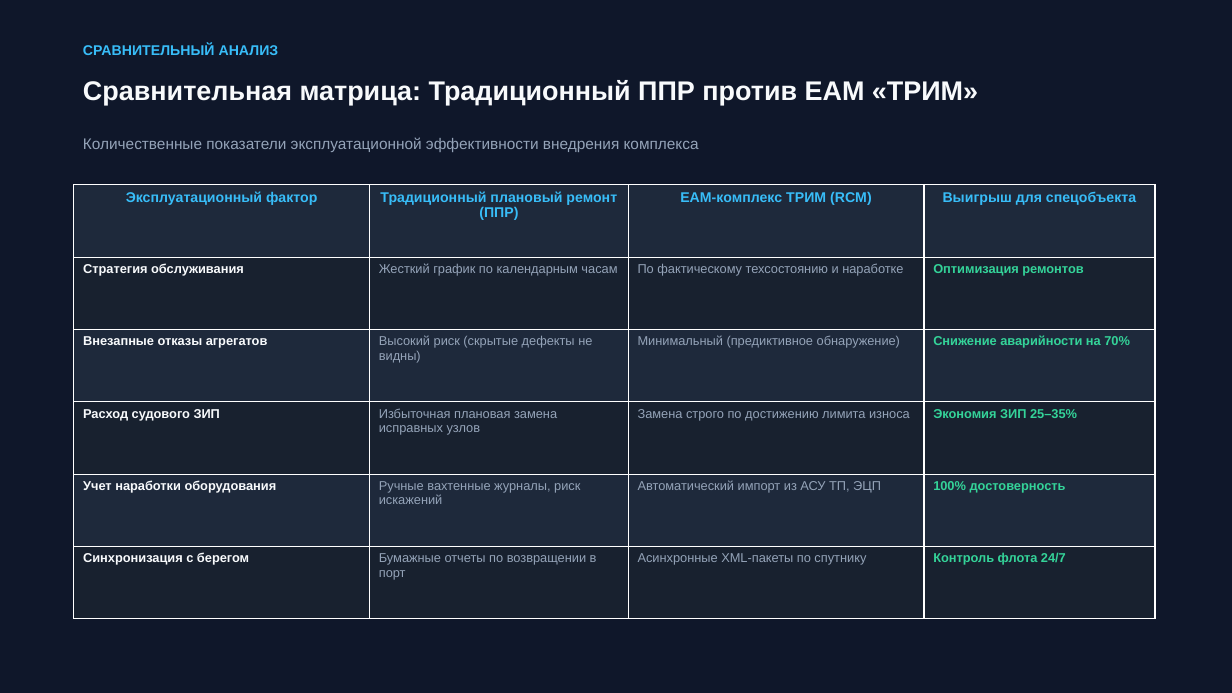
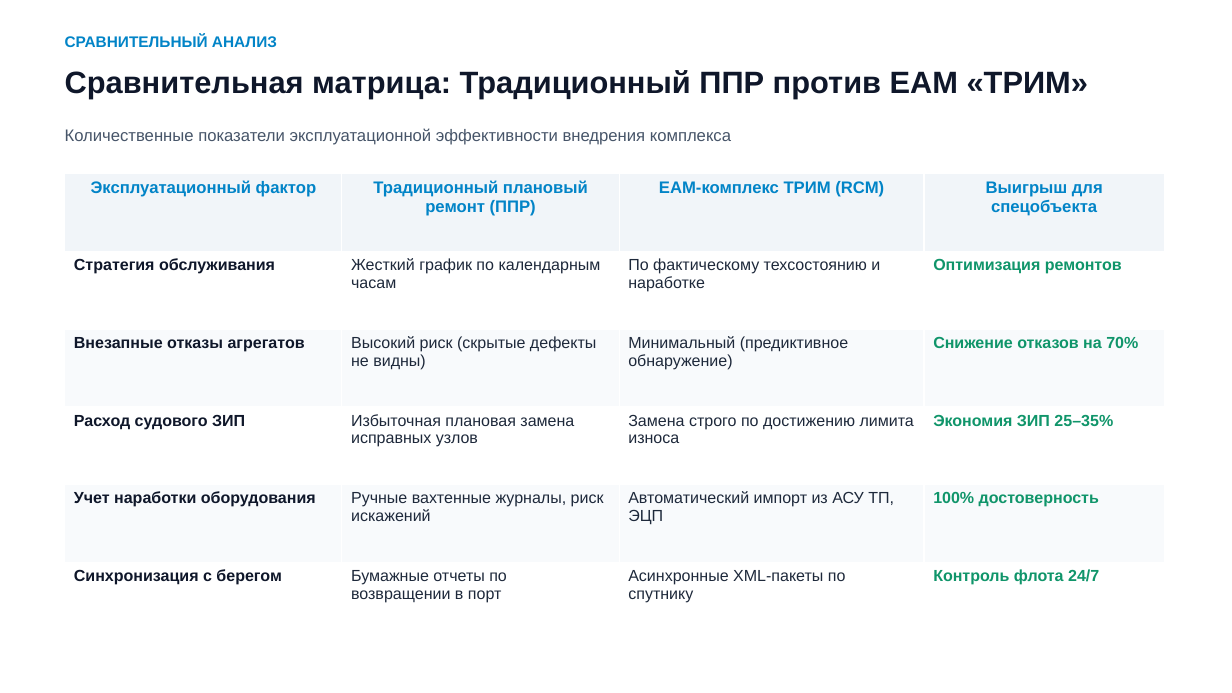
Before and after one commit to kargtx/stage5, a slide deck: slide 11 of ЭАССН/Доклад_EAM_ТРИМ_в_АССН/EAM_ТРИМ_в_АССН_Презентация.pptx. Drawn at 1232x693 pixels with LibreOffice and Linux fonts; fonts in the diff are those of the drawing. Boxes give left, top, right and bottom in pixels: in the first picture for what was removed or moved away, otherwise in the second. Text is boxed around its words. In the diff, an @@ line names an element or a change of style, - is before the commit and + after.

Commit message:
style(ЭАССН): увеличение шрифтов презентации ТРИМ под проектор, светлая тема и краткий доклад

```diff
--- a/ЭАССН/Доклад_EAM_ТРИМ_в_АССН/EAM_ТРИМ_в_АССН_Презентация.pptx
+++ b/ЭАССН/Доклад_EAM_ТРИМ_в_АССН/EAM_ТРИМ_в_АССН_Презентация.pptx
@@ background #0F172A to #FFFFFF @@
@@ text "СРАВНИТЕЛЬНЫЙ АНАЛИЗ": place and size @@
-text "СРАВНИТЕЛЬНЫЙ АНАЛИЗ" at (83, 44, 279, 55)
+text "СРАВНИТЕЛЬНЫЙ АНАЛИЗ" at (65, 35, 277, 47)
@@ text "СРАВНИТЕЛЬНЫЙ АНАЛИЗ" at (65, 35, 277, 47): size 11 to 12 pt, text colour #38BDF8 to #0284C7 @@
@@ text "Сравнительная матрица: Традиционный ППР против ...": place and size @@
-text "Сравнительная матрица: Традиционный ППР против ..." at (83, 80, 978, 105)
+text "Сравнительная матрица: Традиционный ППР против ..." at (65, 70, 1088, 99)
@@ text "Сравнительная матрица: Традиционный ППР против ..." at (65, 70, 1088, 99): size 21 to 24 pt, text colour #F8FAFC to #0F172A @@
@@ text "Количественные показатели эксплуатационной эффективности вне ...": place and size @@
-text "Количественные показатели эксплуатационной эффективности вне ..." at (83, 137, 699, 152)
+text "Количественные показатели эксплуатационной эффективности вне ..." at (65, 128, 731, 145)
@@ text "Количественные показатели эксплуатационной эффективности вне ..." at (65, 128, 731, 145): size 12 to 13 pt, text colour #94A3B8 to #475569 @@
@@ table at (65, 174, 1165, 640) @@
-row 3, column 4: Снижение аварийности на 70%
+row 3, column 4: Снижение отказов на 70%
@@ fill #1E293B to #F1F5F9 in row 1 @@
@@ fill #18212F to #FFFFFF in 12 cells @@
@@ fill #1E293B to #F8FAFC in 8 cells @@
@@ size 11 to 13 pt, text colour #38BDF8 to #0284C7 in "Эксплуатационный фактор", "Традиционный плановый ремонт (ППР)", "EAM-комплекс ТРИМ (RCM)", "Выигрыш для спецобъекта" @@
@@ size 10 to 12.5 pt in "Стратегия обслуживания", "Жесткий график по календарным часам", "По фактическому техсостоянию и наработке", "Оптимизация ремонтов" and 15 more places @@
@@ text colour #F8FAFC to #0F172A in "Стратегия обслуживания", "Внезапные отказы агрегатов", "Расход судового ЗИП", "Учет наработки оборудования" and 1 more places @@
@@ text colour #94A3B8 to #1E293B in "Жесткий график по календарным часам", "По фактическому техсостоянию и наработке", "Высокий риск (скрытые дефекты не видны)", "Минимальный (предиктивное обнаружение)" and 6 more places @@
@@ text colour #34D399 to #10956A in "Оптимизация ремонтов", "Экономия ЗИП 25–35%", "100% достоверность", "Контроль флота 24/7" @@
@@ table: place and size @@
-table at (74, 185, 1155, 619)
+table at (65, 174, 1165, 640)
```
Also in this commit, not shown: 9 other slides changed, 2 slides added, 2 slides removed, 5 other files.
